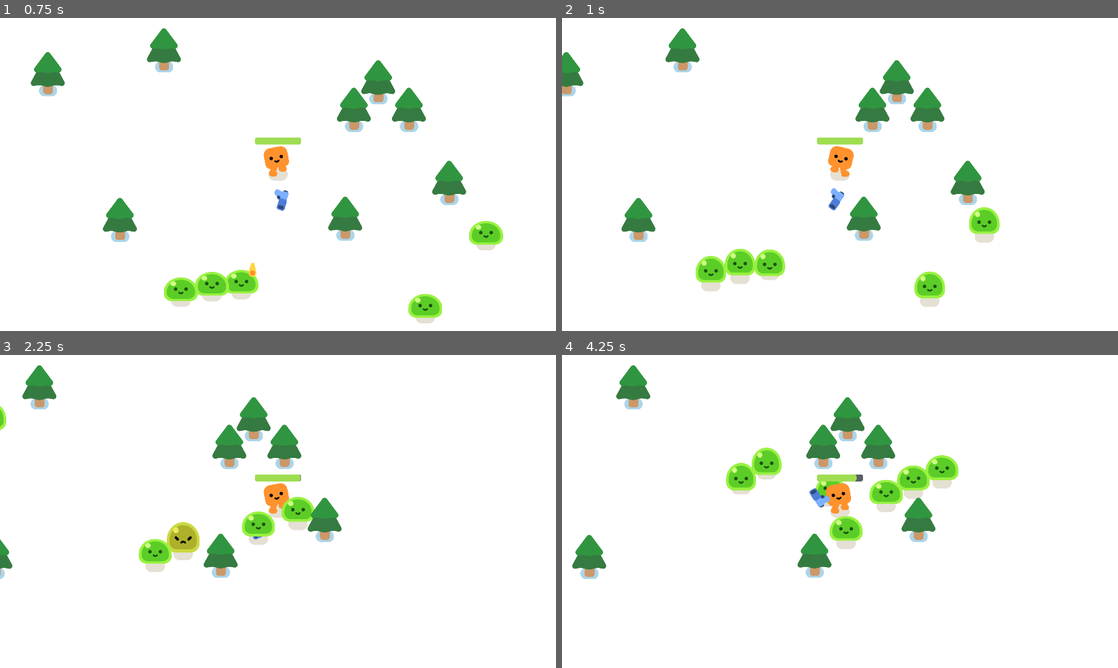
Above: before the commit, frames 1-4 (two rows, left to right).
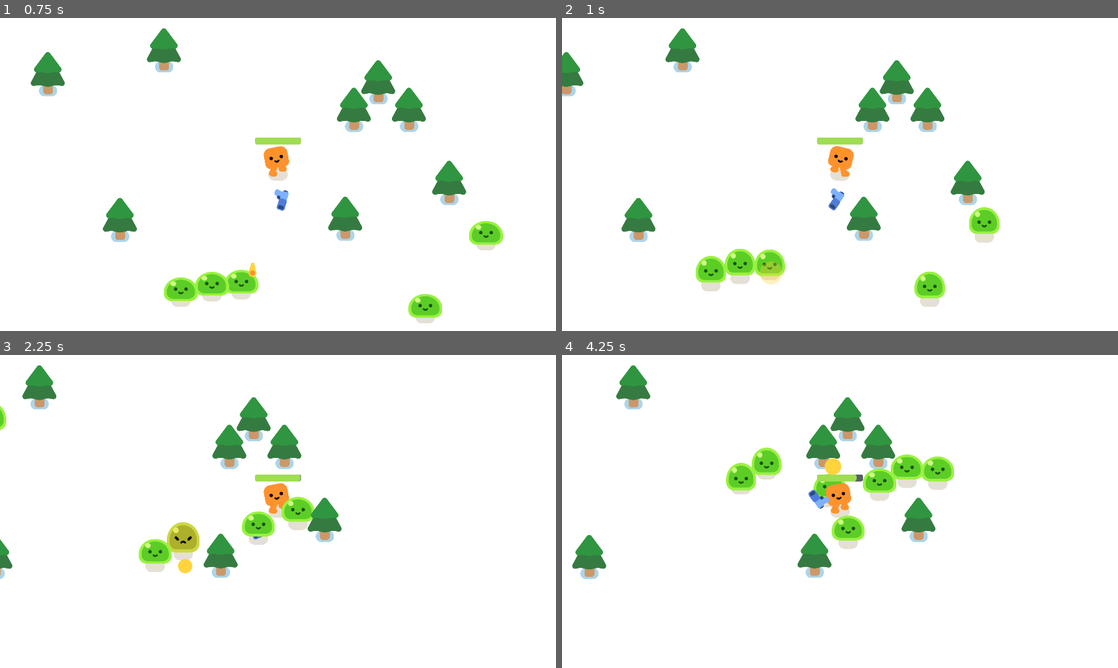
Above: after the commit, the same moments.

Repository: lucarod/godot-2d-4.8-survivor-learning
Game: Godot game, scene res://game.tscn
Two runs of this game, one before a commit and one after it. Both use one fixed random seed, a clock stepped at 60 frames per second and the inputs below.
Inputs (mouse positions are in pixels of both pictures, inside the frame that each line leads up to):
- Up to frame 1 (0.75 s): tap Enter at 0.5 s; move the mouse to (400, 158) at 0.52 s; hold D (move_right) from 0.53 s (still down); tap I at 0.6 s; click (400, 158) at 0.67 s
- Up to frame 2 (1 s): keep holding D (move_right)
- Up to frame 3 (2.25 s): release D (move_right) at 1.25 s; drag from (166, 527) to (278, 511) at 1.27 s; move the mouse to (333, 442) at 2.02 s; hold D (move_right) from 2.03 s (still down); tap Ctrl at 2.1 s
- Up to frame 4 (4.25 s): release D (move_right) at 2.75 s; drag from (812, 574) to (673, 464) at 2.77 s; move the mouse to (1006, 558) at 3.52 s; hold A (move_left) from 3.53 s (still down); tap I at 3.6 s

Frame 1 is identical in both runs. In frame 2, 0.2% of the frame differs, in the area x 35-40%, y 77-86%; in frame 3, 0.1%; in frame 4, 2.0%, in the area x 44-72%, y 31-62%.

Commit message:
feat: add remaining features from assets and enhance code

Diff:
--- a/bullet.gd
+++ b/bullet.gd
@@ -1,18 +1,27 @@
 extends Area2D
 
-var travelled_distance = 0
+const IMPACT_SCENE: PackedScene = preload("res://pistol/impact/impact.tscn")
+
+const SPEED: float = 1000
+const RANGE: float = 1200
+var travelled_distance: float = 0.0
 
 func _physics_process(delta: float) -> void:
-	const SPEED = 1000
-	const RANGE = 1200
-	var direction = Vector2.RIGHT.rotated(rotation)
+	var direction: Vector2 = Vector2.RIGHT.rotated(rotation)
 	position += direction * SPEED * delta
 	travelled_distance += SPEED * delta
 	if travelled_distance > RANGE:
 		queue_free()
 
+func _spawn_impact() -> void:
+	var impact: Node2D = IMPACT_SCENE.instantiate()
+	get_tree().current_scene.add_child(impact)
+	impact.global_position = global_position
+	impact.rotation = randf() * TAU
+
 
 func _on_body_entered(body: Node2D) -> void:
-	queue_free()
+	_spawn_impact()
 	if body.has_method("take_damage"):
 		body.take_damage()
+	queue_free()
--- a/characters/happy_boo/happy_boo.tscn
+++ b/characters/happy_boo/happy_boo.tscn
@@ -607,7 +607,7 @@
 offset = Vector2(0, 6)
 
 [node name="SquareLowerLegL" type="Sprite2D" parent="Colorizer/SquareUpperLegL" unique_id=435218781]
-position = Vector2(-4.76837e-07, 14)
+position = Vector2(0, 14)
 texture = ExtResource("4_plnsd")
 offset = Vector2(0, 6)
 
--- a/game.gd
+++ b/game.gd
@@ -20,4 +20,4 @@
 
 func _on_player_health_depleted() -> void:
 	%GameOver.visible = true
-	get_tree().pause = true
+	get_tree().paused = true
--- a/gun.gd
+++ b/gun.gd
@@ -1,18 +1,29 @@
 extends Area2D
 
-func _physics_process(delta: float) -> void:
-	var enemies_in_range = get_overlapping_bodies()
+const BULLET_SCENE: PackedScene = preload("res://bullet.tscn")
+const MUZZLE_FLASH_SCENE: PackedScene = preload("res://pistol/muzzle_flash/muzzle_flash.tscn")
+
+func _physics_process(_delta: float) -> void:
+	var enemies_in_range: Array[Node2D] = get_overlapping_bodies()
 	if enemies_in_range.size() > 0:
-		var target_enemy = enemies_in_range.front()
+		var target_enemy: Node2D = enemies_in_range.front()
 		look_at(target_enemy.global_position)
 
-func shoot():
-	const BULLET = preload("res://bullet.tscn")
-	var new_bullet = BULLET.instantiate()
+func _spawn_bullet() -> void:
+	var new_bullet: Node2D = BULLET_SCENE.instantiate()
 	new_bullet.global_position = %ShootingPoint.global_position
 	new_bullet.global_rotation = %ShootingPoint.global_rotation
 	%ShootingPoint.add_child(new_bullet)
 
+func _spawn_muzzle_flash() -> void:
+	var muzzle_flash: Node2D = MUZZLE_FLASH_SCENE.instantiate()
+	%ShootingPoint.add_child(muzzle_flash)
+	muzzle_flash.rotation = randf_range(-0.12, 0.12)
+
+
+func shoot() -> void:
+	_spawn_bullet()
+	_spawn_muzzle_flash()
 
 func _on_timer_timeout() -> void:
 	shoot()
--- a/mob.gd
+++ b/mob.gd
@@ -1,24 +1,26 @@
 extends CharacterBody2D
 
-var health = 3
+const MAX_HEALTH: int = 3
+const SPEED: float = 300.0
+const SMOKE_SCENE: PackedScene = preload("res://smoke_explosion/smoke_explosion.tscn")
 
-@onready var player = get_node("/root/Game/Player")
+var health: int = MAX_HEALTH
+
+@onready var _player: CharacterBody2D = get_node("/root/Game/Player")
 
 func _ready() -> void:
 	%Slime.play_walk()
 
-func _physics_process(delta: float) -> void:
-	var direction = global_position.direction_to(player.global_position)
-	velocity = direction * 300
+func _physics_process(_delta: float) -> void:
+	var direction: Vector2 = global_position.direction_to(_player.global_position)
+	velocity = direction * SPEED
 	move_and_slide()
 
-func take_damage():
+func take_damage() -> void:
 	health -= 1
 	%Slime.play_hurt()
-	if health == 0:
-		queue_free()
-
-		const SMOKE_SCENE = preload("res://smoke_explosion/smoke_explosion.tscn")
+	if health <= 0:
 		var smoke = SMOKE_SCENE.instantiate()
 		get_parent().add_child(smoke)
 		smoke.global_position = global_position
+		queue_free()
--- a/player.gd
+++ b/player.gd
@@ -2,21 +2,30 @@
 
 signal health_depleted
 
-var health: float = 100
+const MAX_HEALTH: float = 100.0
+const DAMAGE_RATE: float = 5.0
+const SPEED: float = 600.0
+
+var health: float = MAX_HEALTH
+var _is_dead: bool = false
+
+func _ready() -> void:
+	%ProgressBar.max_value = MAX_HEALTH
 
 func _physics_process(delta: float) -> void:
-	var direction = Input.get_vector("move_left", "move_right", "move_up", "move_down")
-	velocity = direction * 600
+	var direction: Vector2 = Input.get_vector("move_left", "move_right", "move_up", "move_down")
+	velocity = direction * SPEED
 	move_and_slide()
-	if (velocity.length() > 0.0):
+
+	if velocity != Vector2.ZERO:
 		$HappyBoo.play_walk_animation()
 	else:
 		$HappyBoo.play_idle_animation()
-		''
-	const DAMAGE_RATE: float = 5
-	var overlapping_mobs = %HurtBox.get_overlapping_bodies()
-	if overlapping_mobs.size() > 0:
-		health -= DAMAGE_RATE * overlapping_mobs.size() * delta
+
+	var overlapping_mobs: Array[Node2D] = %HurtBox.get_overlapping_bodies()
+	if not overlapping_mobs.is_empty():
+		health = maxf(health - DAMAGE_RATE * overlapping_mobs.size() * delta, 0.0)
 		%ProgressBar.value = health
-		if health <= 0:
+		if health <= 0.0 and not _is_dead:
+			_is_dead = true
 			health_depleted.emit()
--- a/project.godot
+++ b/project.godot
@@ -91,7 +91,7 @@
 
 [editor_plugins]
 
-enabled=PackedStringArray("res://addons/colorpicker_presets/plugin.cfg")
+enabled=PackedStringArray("res://addons/GDQuest_GDScript_formatter/plugin.cfg", "res://addons/colorpicker_presets/plugin.cfg")
 
 [input]
 
@@ -118,6 +118,8 @@
 
 [layer_names]
 
+2d_physics/layer_1="world"
+2d_physics/layer_2="enemies"
 3d_physics/layer_2="player"
 
 [rendering]
Not shown, added: addons/GDQuest_GDScript_formatter/editor/quick_setup_window.gd
Not shown, added: addons/GDQuest_GDScript_formatter/editor/quick_setup_window.gd.uid
Not shown, added: addons/GDQuest_GDScript_formatter/editor/quick_setup_window.tscn
Not shown, added: addons/GDQuest_GDScript_formatter/images/gdquest_logo.svg
Not shown, added: addons/GDQuest_GDScript_formatter/images/gdquest_logo.svg.import
Not shown, added: addons/GDQuest_GDScript_formatter/images/icons/download.svg
Not shown, added: addons/GDQuest_GDScript_formatter/images/icons/download.svg.import
Not shown, added: addons/GDQuest_GDScript_formatter/images/icons/link.svg
Not shown, added: addons/GDQuest_GDScript_formatter/images/icons/link.svg.import
Not shown, added: addons/GDQuest_GDScript_formatter/images/icons/resources.svg
Not shown, added: addons/GDQuest_GDScript_formatter/images/icons/resources.svg.import
Not shown, added: addons/GDQuest_GDScript_formatter/images/icons/settings.svg
(and 45 more such lines)
